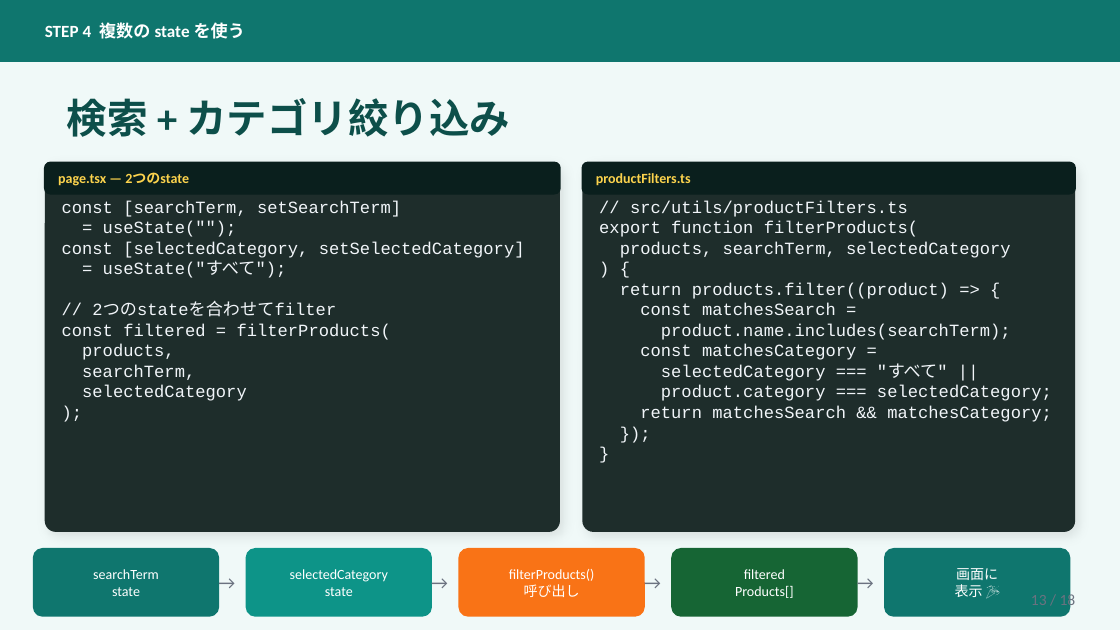
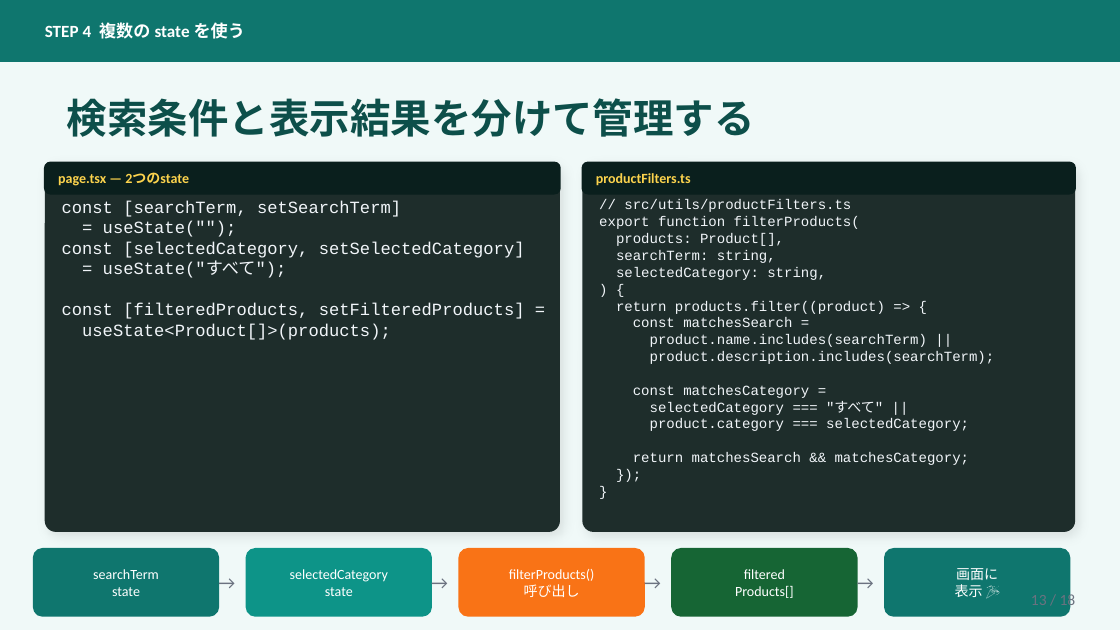
Before and after one commit to Kyutech-Code-Lab/KCLhackEC-2026, a slide deck: slide 13 of materials/2026/slides/kcl-frontend-intro.pptx. Drawn at 1120x630 pixels with LibreOffice and Linux fonts; fonts in the diff are those of the drawing. Boxes give left, top, right and bottom in pixels: in the first picture for what was removed or moved away, otherwise in the second. Text is boxed around its words. In the diff, an @@ line names an element or a change of style, - is before the commit and + after.

```diff
--- a/materials/2026/slides/kcl-frontend-intro.pptx
+++ b/materials/2026/slides/kcl-frontend-intro.pptx
@@ text at (67,98,755,137): text changed @@
-検索 + カテゴリ絞り込み
+検索条件と表示結果を分けて管理する
@@ text at (599,199,970,465): size 11 to 9 pt in "// src/utils/productFilters.ts", "export function filterProducts(", ") {", "return products.filter((product) => {" and 7 more places @@
@@ text at (616,233,826,280): text changed; size 11 to 9 pt @@
-products, searchTerm, selectedCategory
+products: Product[],
+searchTerm: string,
+selectedCategory: string,
@@ text at (62,303,525,340): text changed @@
-// 2つのstateを合わせてfilter
-const filtered = filterProducts(
-products,
-searchTerm,
-selectedCategory
-);
+const [filteredProducts, setFilteredProducts] =
+useState<Product[]>(products);
@@ text at (650,334,995,364): text changed; size 11 to 9 pt @@
-product.name.includes(searchTerm);
+product.name.includes(searchTerm) ||
+product.description.includes(searchTerm);
```
Also in this commit, not shown: 2 other slides changed, 15 other files.
